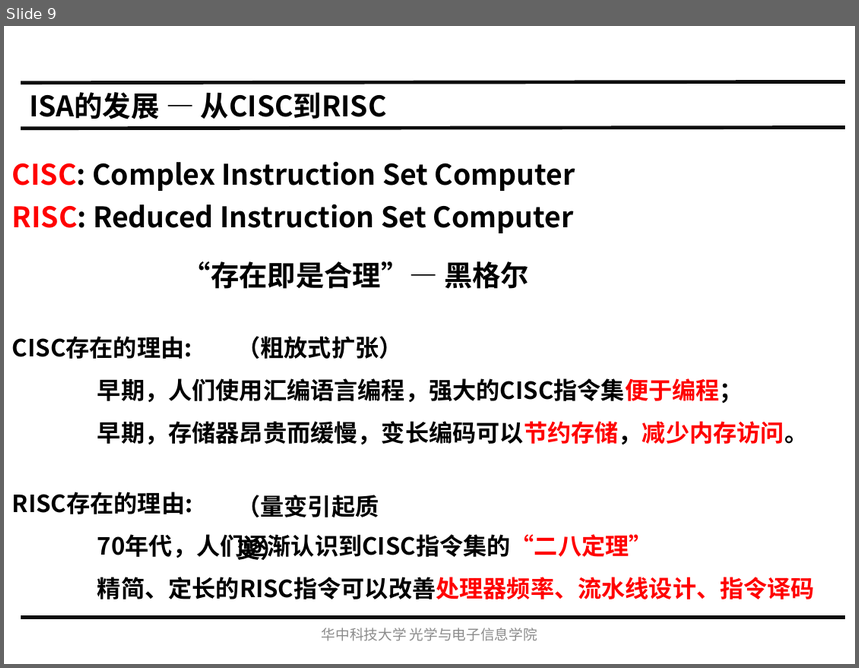
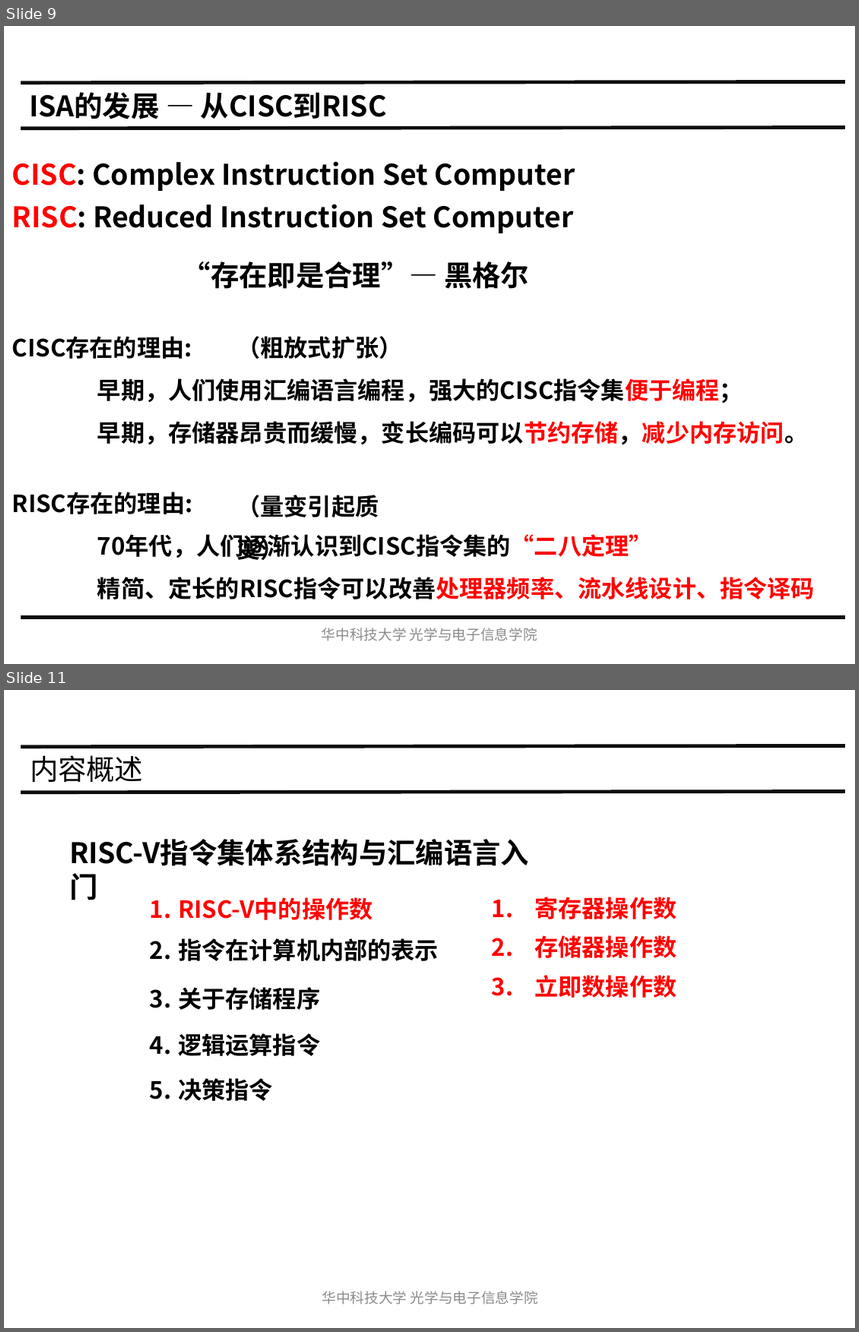
Before and after one commit to hust-gaoyujing/routine, a slide deck: daily/202105-risc-v/20200507-IS/Ch2 指令集体系结构.pptx. Shown one above the other, each under a label of ours: slide 9 before the commit, slides 9 and 11 after it; the slides between them are not shown. The pictures are 859x668 and 859x1332 pixels, drawn with LibreOffice and Linux fonts; fonts in the diff are those of the drawing. Boxes give left, top, right and bottom in pixels: in the first picture for what was removed or moved away, otherwise in the second. Text is boxed around its words. In the diff, an @@ line names an element or a change of style, - is before the commit and + after.

```diff
--- a/daily/202105-risc-v/20200507-IS/Ch2 指令集体系结构.pptx
+++ b/daily/202105-risc-v/20200507-IS/Ch2 指令集体系结构.pptx
@@ slide 11 added at <box>4,690,855,1328</box>, background #FFFFFF @@
@@ line added from (21, 747) to (845, 746), #0D0D0D 3 pt @@
@@ title added at <box>30,755,143,782</box>, 24 pt, text #000000 @@
+内容概述
@@ line added from (21, 792) to (845, 791), #0D0D0D 3 pt @@
@@ text added at <box>69,839,529,866</box>, 24 pt, text #000000, bold @@
+RISC-V指令集体系结构与汇编语言入门
@@ text added at <box>178,897,439,1101</box>, 20 pt, text #000000, bold @@
+1. RISC-V中的操作数
+2. 指令在计算机内部的表示
+3. 关于存储程序
+4. 逻辑运算指令
+5. 决策指令
@@ text added at <box>535,897,677,998</box>, 20 pt, text #FF0000, bold @@
+  1. 寄存器操作数
+  2. 存储器操作数
+  3. 立即数操作数
@@ text added at <box>322,1291,538,1305</box>, 12 pt, text #8C8C8C @@
+华中科技大学光学与电子信息学院
```
Also in this commit, not shown: 2 slides changed, 43 other slides added, 7 other files.
